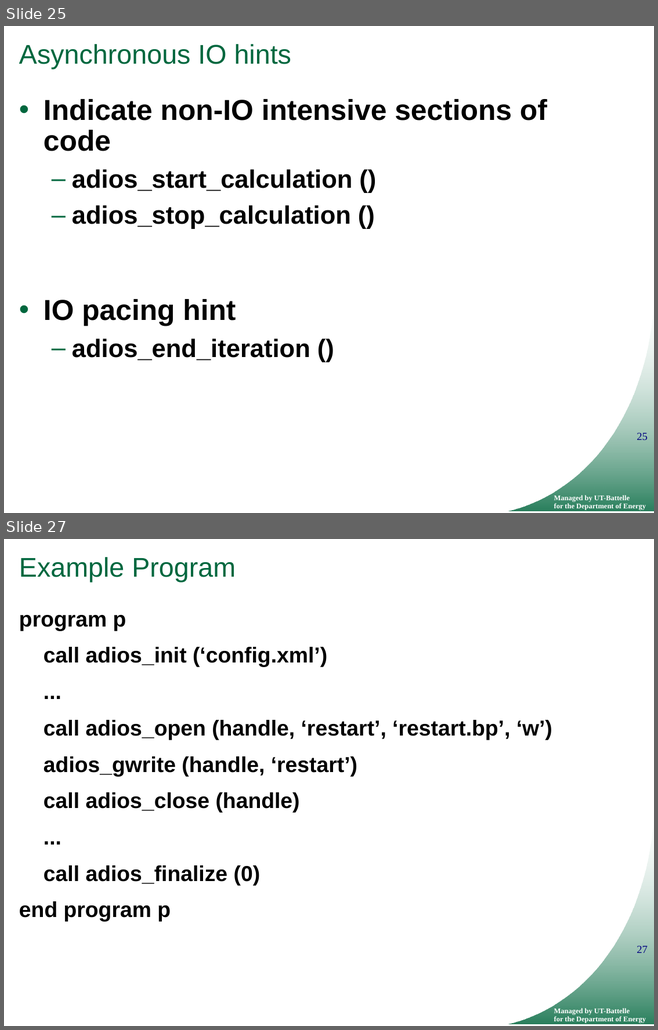
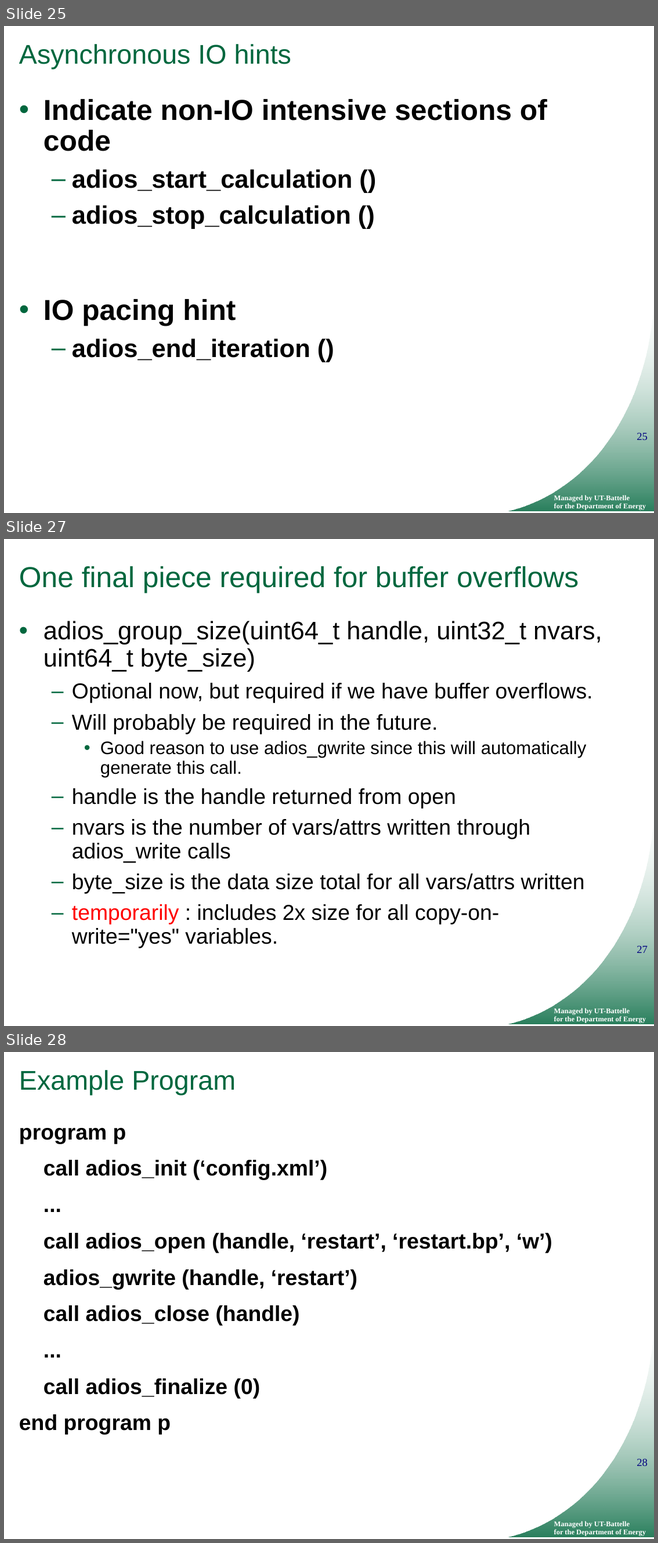
Before and after one commit to ornladios/ADIOS, a slide deck: tutorial/adios_api_scidac_tutorial.pptx. Shown one above the other, each under a label of ours: slides 25 and 27 before the commit, slides 25, 27 and 28 after it; the slides between them are not shown. The pictures are 658x1030 and 658x1543 pixels, drawn with LibreOffice and Linux fonts; fonts in the diff are those of the drawing; background and template pictures are left out. Boxes give left, top, right and bottom in pixels: in the first picture for what was removed or moved away, otherwise in the second. Text is boxed around its words. In the diff, an @@ line names an element or a change of style, - is before the commit and + after.

```diff
--- a/tutorial/adios_api_scidac_tutorial.pptx
+++ b/tutorial/adios_api_scidac_tutorial.pptx
@@ slide 27 added at [4,539,654,1026], background #FFFFFF; not listed: 3 template elements that a slide beside it also shows @@
@@ title added at [19,566,578,593], 32 pt, text #00673E @@
+One final piece required for buffer overflows
@@ text added at [43,621,601,948], 24 pt, text #000000 @@
+• adios_group_size(uint64_t handle, uint32_t nvars, uint64_t byte_size)
+  – Optional now, but required if we have buffer overflows.
+  – Will probably be required in the future.
+    • Good reason to use adios_gwrite since this will automatically generate this call.
+  – handle is the handle returned from open
+  – nvars is the number of vars/attrs written through adios_write calls
+  – byte_size is the data size total for all vars/attrs written
+  – temporarily : includes 2x size for all copy-on-write="yes" variables.
@@ what was slide 27 is now slide 28 @@
@@ page number at [636,1459,647,1466]: text changed @@
-27
+28
```
Also in this commit, not shown: 23 slides changed, 1 other slide added, 14 slides removed.
